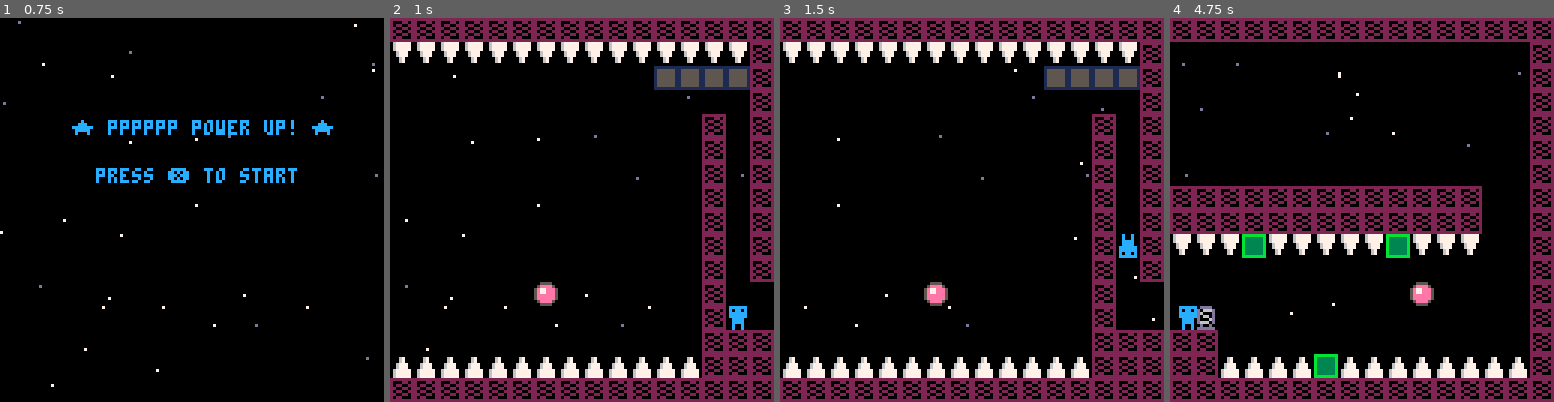
Above: before the commit, frames 1-4 (left to right).
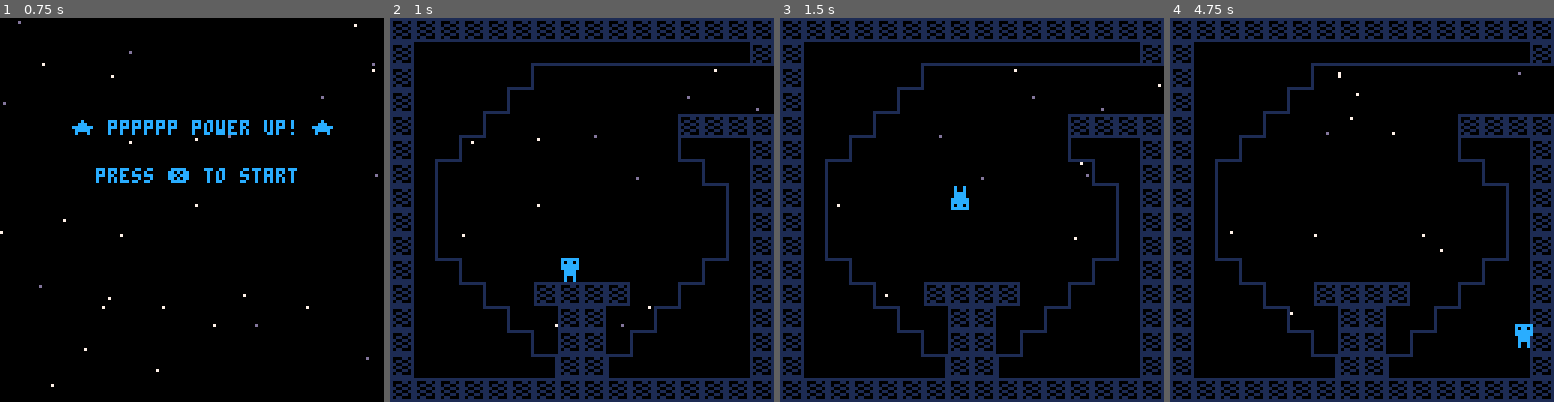
Above: after the commit, the same moments.

Repository: MokonaNico/PICO8_PPPPPP
Game: PICO-8 cartridge pppppp.p8
The game is run twice, just before and just after one commit, with the same random seed, the same clock (stepped at 60 frames per second) and the same inputs.
Inputs:
- Up to frame 1 (0.75 s): tap X (X key) at 0.33 s
- Up to frame 2 (1 s): no input
- Up to frame 3 (1.5 s): tap X (X key) at 1.07 s
- Up to frame 4 (4.75 s): hold Right 1.6-2.1 s; tap X (X key) at 1.85, 2.97, 4.08 s; hold Right 2.47-3.03 s; hold Left 3.08-3.58 s; hold Right 4.02-4.68 s

Frame 1 is identical in both runs. In frame 2, 32% of the frame differs, in the area x 0-100%, y 0-100%; in frame 3, 32%; in frame 4, 35%.

Commit message:
Update pppppp.p8

Diff:
--- a/pppppp.p8
+++ b/pppppp.p8
@@ -64,8 +64,8 @@
 -->8
 --player
 gravity=2
-sx=110
-sy=60
+sx=7
+sy=10
 spawn_coord={x=sx*8,y=sy*8}
 
 function create_player()
@@ -572,126 +572,126 @@
 
 
 __gff__
-0000000102020202040009010101222200000001000000000000110000002020000000010000000000000000000000000000000100000000000040000000800000000000000000000000000000000000000000000000000000000000000000000000000000000000000000000000000000000000000000000000000000000000
+0000000102020202040009010101222200000001000000000000110000002020000000010000000000000000000000000000000100000000000040000200800000000000000000000000000000000000000000000000000000000000000000000000000000000000000000000000000000000000000000000000000000000000
 0000000000000000000000000000000000000000000000000000000000000000000000000000000000000000000000000000000000000000000000000000000000000000000000000000000000000000000000000000000000000000000000000000000000000000000000000000000000000000000000000000000000000000
 __map__
-0303030303030303030303030303030303030303030303030303030303030303030303030303030303030303030303030303030303030303030303030303030313131313131313131313131313131313130303030303030303030303030303030303030303030303030303030303030303030303030303030303030303030303
-033232323234272727272727272727030300000000000005050000000000000303050505050505050505050505050503030305050505050f0f0505030305050313131313000000000000000000000013130000000000000000000000000000000000000000000000000000000000000000000000000000000000000000000003
-033232323425000000000000000000000000000000000000000000000000000303000000000000000000000000000003030300000000000f0f0000000000000313131313001313131313131313130013130000000000000000000000000000000000000000000000000000000000000000000000000000000000000000000003
-033232342500000000000000000000000008000000000000000000000000000000000000000000000000000000000000000000000000000f0f0000000000000000000000001305130505051305050013130000000000000000000000000000000000000000000000000000000000000000000000000000000000000000000003
-033234250000000000000000030303030303000404000000000000040400000000080000000000030300000000000000000000000000000f0f0000000000000000080000001300000000000000000013130000000000000000000000000000000000000000000000000000000000000000000000000000000000000000000003
-033425000000000000000000243538030303030303030303030303030303030303030000000000000000000000000003030000000000000f0f0000000003030313130000001300000000000000000013130000000000000000000000000000000000000000000000000000000000000000000000000000000000000000000003
-032600000000000000000000002435030303050505050505050505050505030303000000000000000000000000000003030000000000000f0f0000000000000313000000001300040413040404130413130000000000000000000000000000000000000000000000000000000000000000000000000000000000000000000003
-032600000000000000000000000016030307000000000000000000000000060303000000000000000000000000000003030000000000000f0f0000000000000313000000001300131313131313131313130000000000000000000000000000000000000000000000000000000000000000000000000000000000000000000003
-0326000000000000000000000000160303070000000000003a0000000000060303000000000000000000000000000003030000000000000f0f000000000000031300000404130e0e130e0e0e0e0e0e13130000000000000000000000000000000000000000000000000000000000000000000000000000000000000000000003
-032600000000000000000000000016030307000000000000000000000000060303000000000000000000000000000003030000000000000f0f0000000000000313000013131300000000000000000013130000000000000000000000000000000000000000000000000000000000000000000000000000000000000000000003
-033715000000000000000000001436030307000000000000000000000000060303000003030000000000000303000003030000000000000f0f000000000000031300001313130e0e0e0e0e0e130e0e13130000000000000000000000000000000000000000000000000000000000000000000000000000000000000000000003
-033837150000030303030000143638030307000000000000000000000000060303000000000000000000000000000003030000000000000f0f0000000000000313000000001313131313131313130013130000000000000000000000000000000000000000000000000000000000000000000000000000000000000000000003
-033838371500000303000014363838030307000000000000000000000000060303000000000000000000000000000003030000000000000f0f00000000000003130000000013003e0000000000003a13130000000000000000000000000000000000000000000000000000000000000000000000000000000000000000000003
-033838383715000303001436383838030307000000000000000000000000060303000000000000000000000000000003030000000000000f0f0000000000000313000000001300000000000000000013130000000000000000000000000000000000000000000000000000000000000000000000000000000000000000000003
-033838383837150303143638383838030307000004040404040404040000060303040404040404040404040404040403030404030304040f0f0404040404040313040400001304040404040404040413130000000000000000000000000000000000000000000000000000000000000000000000000000000000000000000003
-0303030303030303030303030303030303030000030303030303030300000303030303030303030303030303030303030303030303030303030303030303030313131300001313131313131313131313130000000000000000000000000000000000000000000000000000000000000000000000000000000000000000000003
-1313131313131313131313131313131313130000131313131313131300001313131313131313131313131313131313131313131313131313131313131313131313131300001313131313131313131313130000000000000000000000000000000000000000000000000000000000000000000000000000000000000000000003
-131a1a1a1a1a1a1a1a1a1a1a1a1a1a1a13130000131313131313131300001313131313131305051a1a0f050505001313130e0e0e0e0e0e0e0e0e0e1a1a1a0e1313000000001300000000000000000000000000000000000000000000000000000000000000000000000000000000000000000000000000000000000000000003
-130f0000000000000000000000000000000000001313131313131313000013131313131313000000000f0000000000000000000000000000000000000000001313000000001300000000000000000000000000000000000000000000000000000000000000000000000000000000000000000000000000000000000000000003
-130f0000000000000000000000000000000800001313131313131313000013131313131313000000000f0000000008000000000000000000000000000000001313000000001300000000000000000000000000000000000000000000000000000000000000000000000000000000000000000000000000000000000000000003
-130f0000000000000000000000000413131313131313131313131313000013131313131313000000000f0000000013131300000000000000000000000000001313000004041300000000000000000000000000000000000000000000000000000000000000000000000000000000000000000000000000000000000000000003
-130f0000000000000000000000041313131313131313131313131313000000000000000000000000000f0000000013131300000000000000000000000000001313000013131300000000000000000000000000000000000000000000000000000000000000000000000000000000000000000000000000000000000000000003
-130f0000000000000000000004131313131313131313131313131313000008000000000000000000000f0000000013131300000004040404000000040004001313000013131300000000000000000000000000000000000000000000000000000000000000000000000000000000000000000000000000000000000000000003
-130f0000000000000000000413131313131313131313131313131313131313131313131313131304040f1a1a040413131313131313131313131313130013131313000000001300000000000000000000000000000000000000000000000000000000000000000000000000000000000000000000000000000000000000000003
-130f000000000000000004131313131313131313131313131313131313131313131313131313131313131313131313131313131313131313131313130013131313040004041300000000000000000000000000000000000000000000000000000000000000000000000000000000000000000000000000000000000000000003
-130f0000000000000004131313131313131a1a1a1a1a1a1a131a1a1a1a1a1a1a1a1a1a131a1a1a1a1a131a1a1a131a131313000000050500000000050005001313130013131300000000000000000000000000000000000000000000000000000000000000000000000000000000000000000000000000000000000000000003
-130f000000000000041313131313131313000000000000001300000000000000000000130e0e0e0e0e130e0e0e130e131313000000000000000000000000001313000000001300000000000000000000000000000000000000000000000000000000000000000000000000000000000000000000000000000000000000000003
-130f000000000004131313000000131313000000000000001300000000000000000000000000000000000000000000000000000000000000000000000000001313000000001300000000000000000000000000000000000000000000000000000000000000000000000000000000000000000000000000000000000000000003
-130f000000000413131313003e00131313000000000000000500000000040000000000000000000000000000000000000000000000000000000000000000001313000000001300000000000000000000000000000000000000000000000000000000000000000000000000000000000000000000000000000000000000000003
-130f000000041313131313000000131313000000000000000000000000130000000000000000000000000000000000000008000000000000000000000000001313000000001300000000000000000000000000000000000000000000000000000000000000000000000000000000000000000000000000000000000000000003
-130f000004131313131313130013131313000000000000000000000000130000000800130e0e0e130e0e0e0e0e0e0e1313130e0e0e0e0e0e0e0e0e0e0e0e0e1313040400041300000000000000000000000000000000000000000000000000000000000000000000000000000000000000000000000000000000000000000003
-130f0004131313131313131300131313130000001a1a1a1a1a1a1a1a1a131a1a1a1a1a131a1a1a131a1a1a1a1a1a1a131313131313131313131313131313131313131300131300000000000000000000000000000000000000000000000000000000000000000000000000000000000000000000000000000000000000000003
-…(88 lines of a section not shown)…
+0303030303030303030303030303030303030303030303030303030303030303030303030303030303030303030303030303030303030303030303030303030313131313131313131313131313131313232323232323232323232323232323232323232323232323232323232323232323232323232323232323232323232323
+033232323234272727272727272727030300000000000005050000000000000303050505050505050505050505050503030305050505050f0f0505030305050313131313131313131313131313131313230000000000000000000000000000000000000000000000000000000000000000000000000000000000000000000023
+033232323425000000000000000000000000000000000000000000000000000303000000000000000000000000000003030300000000000f0f0000000000000313131313131313131313131313131313230000000000000000000000000000000000000000000000000000000000000000000000000000000000000000000023
+033232342500000000000000000000000008000000000000000000000000000000000000000000000000000000000000000000000000000f0f0000000000000000000000001305130505051305050513130000000000000000000000000000000000000000000000000000000000000000000000000000000000000000000023
+033234250000000000000000030303030303000404000000000000040400000000080000000000030300000000000000000000000000000f0f0000000000000000080000001300000000000000000000000000000000000000000000000000000000000000000000000000000000000000000000000000000000000000000023
+033425000000000000000000243538030303030303030303030303030303030303030000000000000000000000000003030000000000000f0f0000000003030313130000001300000000000000000000000000000000000000000000000000000000000000000000000000000000000000000000000000000000000000000023
+032600000000000000000000002435030303050505050505050505050505030303000000000000000000000000000003030000000000000f0f0000000000000313000000001300040413040404130413130000000000000000000000000000000000000000000000000000000000000000000000000000000000000000000023
+032600000000000000000000000016030307000000000000000000000000060303000000000000000000000000000003030000000000000f0f0000000000000313000000001300131313131313131313230000000000000000000000000000000000000000000000000000000000000000000000000000000000000000000023
+0326000000000000000000000000160303070000000000003a0000000000060303000000000000000000000000000003030000000000000f0f000000000000031300000404130e0e130e0e0e0e0e0e13230000000000000000000000000000000000000000000000000000000000000000000000000000000000000000000023
+032600000000000000000000000016030307000000000000000000000000060303000000000000000000000000000003030000000000000f0f0000000000000313000013131300000000000000000013230000000000000000000000000000000000000000000000000000000000000000000000000000000000000000000023
+033715000000000000000000001436030307000000000000000000000000060303000003030000000000000303000003030000000000000f0f000000000000031300001313130e0e0e0e0e0e130e0e13230000000000000000000000000000000000000000000000000000000000000000000000000000000000000000000023
+033837150000030303030000143638030307000000000000000000000000060303000000000000000000000000000003030000000000000f0f0000000000000313000000001313131313131313130013230000000000000000000000000000000000000000000000000000000000000000000000000000000000000000000023
+033838371500000303000014363838030307000000000000000000000000060303000000000000000000000000000003030000000000000f0f00000000000003130000000013003e0000000000003a13230000000000000000000000000000000000000000000000000000000000000000000000000000000000000000000023
+033838383715000303001436383838030307000000000000000000000000060303000000000000000000000000000003030000000000000f0f0000000000000313000000001300000000000000000013230000000000000000000000000000000000000000000000000000000000000000000000000000000000000000000023
+033838383837150303143638383838030307000004040404040404040000060303040404040404040404040404040403030404030304040f0f0404040404040313040400001304040404040404040413230000000000000000000000000000000000000000000000000000000000000000000000000000000000000000000023
+0303030303030303030303030303030303030000030303030303030300000303030303030303030303030303030303030303030303030303030303030303030313131300001313131313131313131313230000000000000000000000000000000000000000000000000000000000000000000000000000000000000000000023
+1313131313131313131313131313131313130000131313131313131300001313131313131313131313131313131313131313131313131313131313131313131313131300001313131313131313131313230000000000000000000000000000000000000000000000000000000000000000000000000000000000000000000023
+131a1a1a1a1a1a1a1a1a1a1a1a1a1a1a13130000131313131313131300001313131313131305051a1a0f050505001313130e0e0e0e0e0e0e0e0e0e1a1a1a0e13133e0000001300000000000000000000230000000000000000000000000000000000000000000000000000000000000000000000000000000000000000000023
+130f0000000000000000000000000000000000001313131313131313000013131313131313000000000f0000000000000000000000000000000000000000001313000000001300000000000000000000230000000000000000000000000000000000000000000000000000000000000000000000000000000000000000000023
+130f0000000000000000000000000000000800001313131313131313000013131313131313000000000f0000000008000000000000000000000000000000001313000000001300000000000000000000230000000000000000000000000000000000000000000000000000000000000000000000000000000000000000000023
+130f0000000000000000000000000413131313131313131313131313000013131313131313000000000f0000000013131300000000000000000000000000001313000004041300000000000000000000230000000000000000000000000000000000000000000000000000000000000000000000000000000000000000000023
+130f0000000000000000000000041313131313131313131313131313000000000000000000000000000f0000000013131300000000000000000000000000001313000013131300000000000000000000230000000000000000000000000000000000000000000000000000000000000000000000000000000000000000000023
+130f0000000000000000000004131313131313131313131313131313000008000000000000000000000f0000000013131300000004040404000000040004001313000013131300000000000000000000230000000000000000000000000000000000000000000000000000000000000000000000000000000000000000000023
+130f0000000000000000000413131313131313131313131313131313131313131313131313131304040f1a1a040413131313131313131313131313130013131313000000001300000000000000000000230000000000000000000000000000000000000000000000000000000000000000000000000000000000000000000023
+130f000000000000000004131313131313131313131313131313131313131313131313131313131313131313131313131313131313131313131313130013131313040004041300000000000000000000230000000000000000000000000000000000000000000000000000000000000000000000000000000000000000000023
+130f0000000000000004131313131313131a1a1a1a1a1a1a131a1a1a1a1a1a1a1a1a1a131a1a1a1a1a131a1a1a131a131313000000050500000000050005001313130013131300000000000000000000230000000000000000000000000000000000000000000000000000000000000000000000000000000000000000000023
+130f000000000000041313131313131313000000000000001300000000000000000000130e0e0e0e0e130e0e0e130e131313000000000000000000000000001313000000001300000000000000000000230000000000000000000000000000000000000000000000000000000000000000000000000000000000000000000023
+130f000000000004131313000000131313000000000000001300000000000000000000000000000000000000000000000000000000000000000000000000001313000000001300000000000000000000230000000000000000000000000000000000000000000000000000000000000000000000000000000000000000000023
+130f000000000413131313003e00131313000000000000000500000000040000000000000000000000000000000000000000000000000000000000000000001313000000001300000000000000000000230000000000000000000000000000000000000000000000000000000000000000000000000000000000000000000023
+130f000000041313131313000000131313000000000000000000000000130000000000000000000000000000000000000008000000000000000000000000001313000000001300000000000000000000230000000000000000000000000000000000000000000000000000000000000000000000000000000000000000000023
+130f000004131313131313130013131313000000000000000000000000130000000800130e0e0e130e0e0e0e0e0e0e1313130e0e0e0e0e0e0e0e0e0e0e0e0e1313040400041300000000000000000000230000000000000000000000000000000000000000000000000000000000000000000000000000000000000000000023
+130f0004131313131313131300131313130000001a1a1a1a1a1a1a1a1a131a1a1a1a1a131a1a1a131a1a1a1a1a1a1a13131313131313131313131313131313131313130013130000000000000000000023000000000000233c3c3c3c3c3c3c3c3c3c3c3c3c3c3c3c3c3c3c3c3c3c3c3c3c3c3c3c3c3c3c3c3c3c3c3c3c3c3c23
+…(88 lines of a section not shown)…
Not shown, changed: 29 lines of the sprite sheet (__gfx__) section of pppppp.p8
